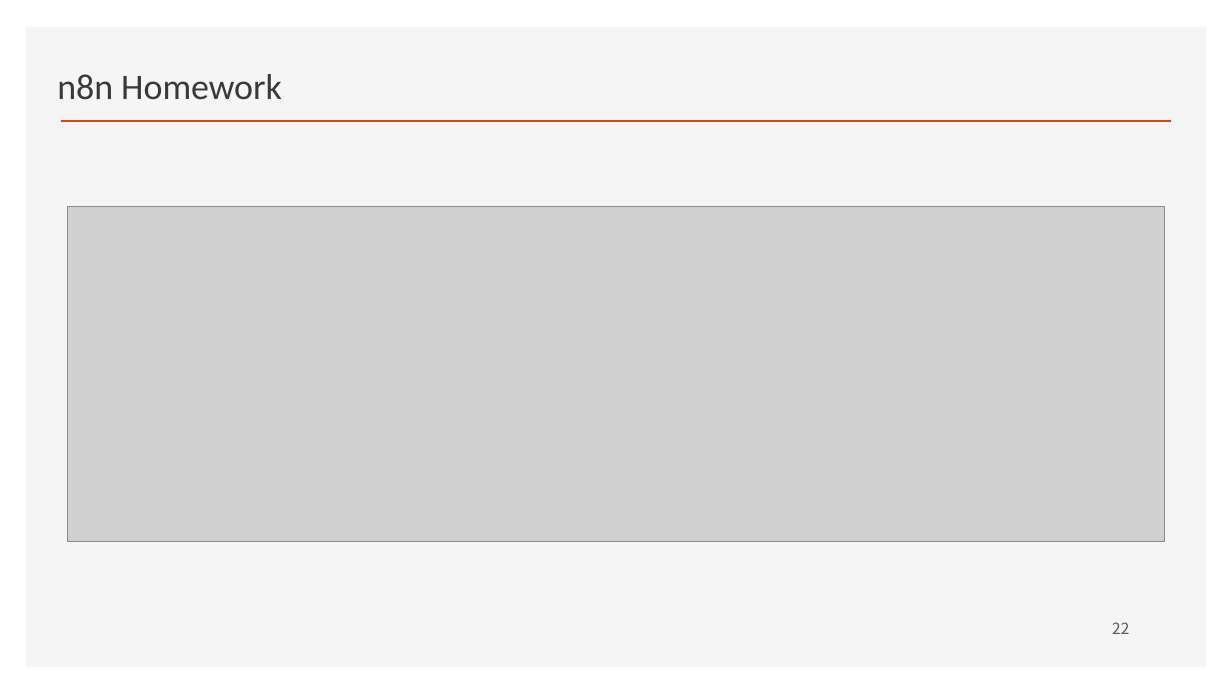
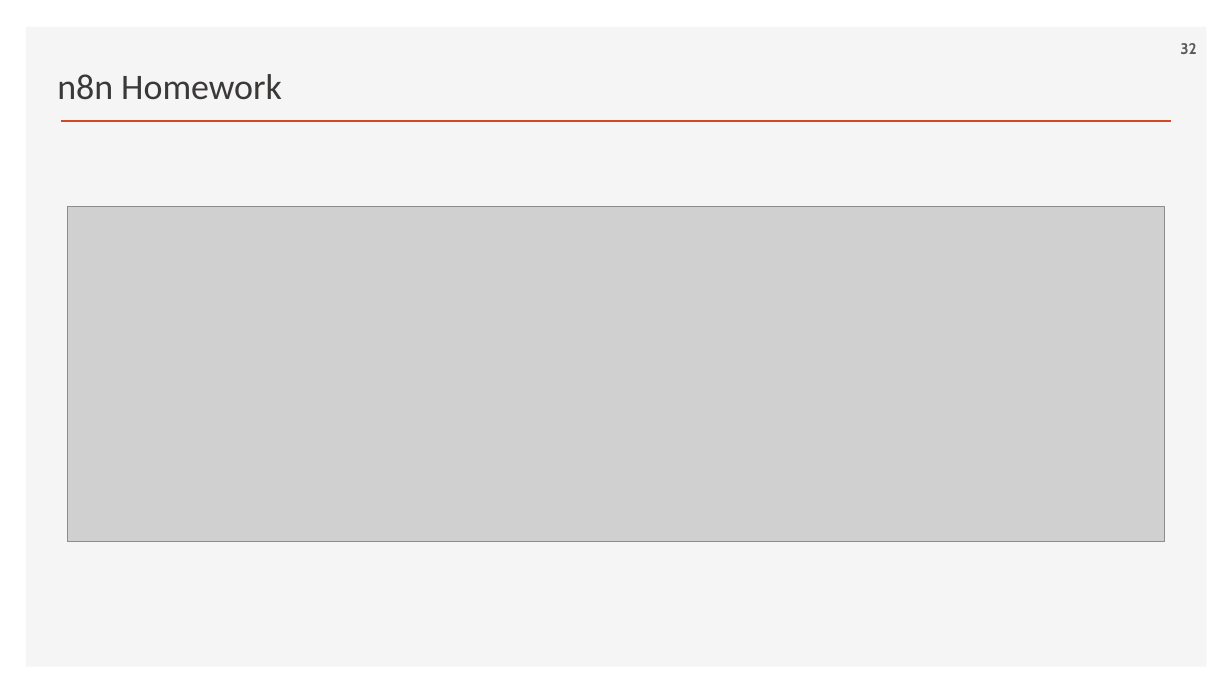
Before and after one commit to ancestor9/2026_Fall_Learning-Langchain-AI-Agent, a slide deck: slide 32 of PPTs/04_AI Workflow_n8n.pptx (slide 22 before the commit). Drawn at 1232x693 pixels with LibreOffice and Linux fonts; fonts in the diff are those of the drawing; grey boxes stand for pictures; background and template pictures are left out. Boxes give left, top, right and bottom in pixels: in the first picture for what was removed or moved away, otherwise in the second. Text is boxed around its words. In the diff, an @@ line names an element or a change of style, - is before the commit and + after.

```diff
--- a/PPTs/04_AI Workflow_n8n.pptx
+++ b/PPTs/04_AI Workflow_n8n.pptx
@@ page number added at (1180, 43, 1196, 54), 12 pt, text #595959, bold @@
+32
@@ page number removed at (1112, 622, 1129, 634) @@
-22
```
Also in this commit, not shown: 4 other slides changed, 10 slides added.
